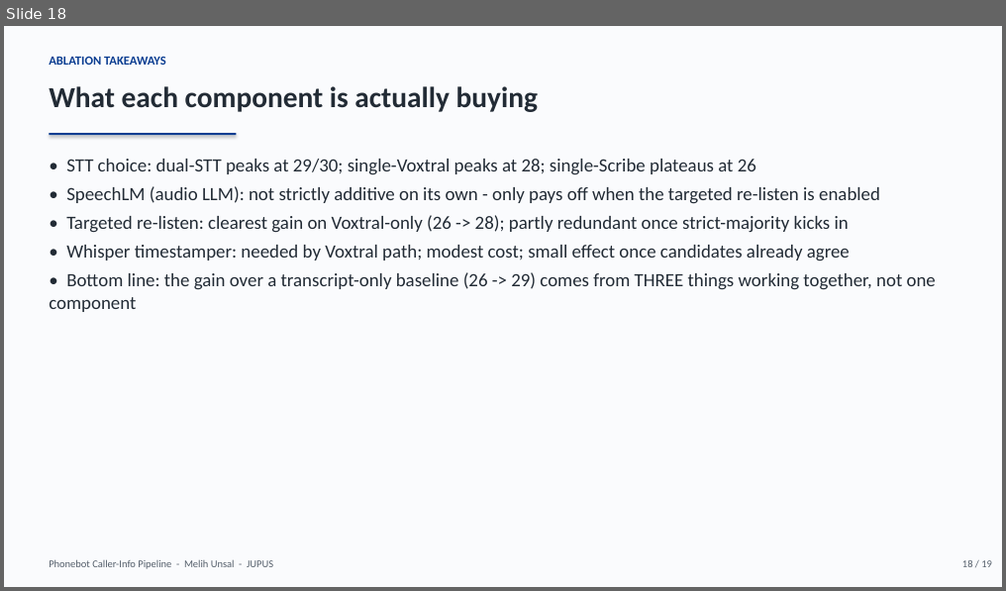
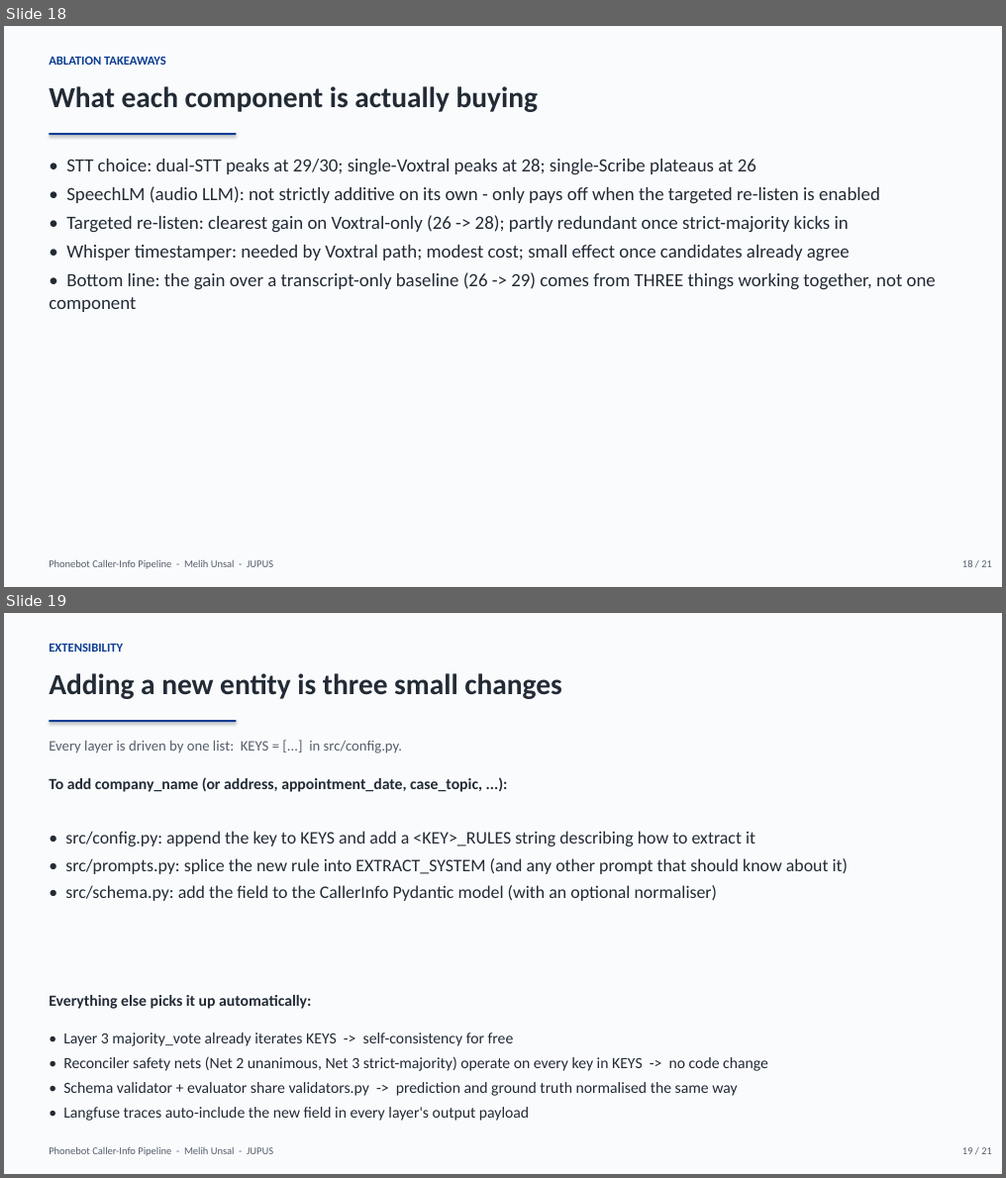
Before and after one commit to melih-unsal/phone_challange, a slide deck: study/presentation.pptx. Shown one above the other, each under a label of ours: slide 18 before the commit, slides 18 and 19 after it. The pictures are 1006x591 and 1006x1178 pixels, drawn with LibreOffice and Linux fonts; fonts in the diff are those of the drawing. Boxes give left, top, right and bottom in pixels: in the first picture for what was removed or moved away, otherwise in the second. Text is boxed around its words. In the diff, an @@ line names an element or a change of style, - is before the commit and + after.

Commit message:
fixed the docs and added langfuse

```diff
--- a/study/presentation.pptx
+++ b/study/presentation.pptx
@@ slide 19 added at box(4, 613, 1002, 1174), background #FFFFFF @@
@@ rectangle added at box(4, 613, 1002, 1174), fill #FAFBFD @@
@@ text added at box(49, 643, 123, 652), 12 pt, text #0B3D91, bold @@
+EXTENSIBILITY
@@ text added at box(49, 673, 561, 699), 28 pt, text #222B35, bold @@
+Adding a new entity is three small changes
@@ rectangle added at box(49, 720, 236, 722), fill #0B3D91 @@
@@ text added at box(49, 741, 402, 754), 14 pt, text #555F6B @@
+Every layer is driven by one list: KEYS = [...] in src/config.py.
@@ text added at box(49, 777, 482, 792), 15 pt, text #222B35, bold @@
+To add company_name (or address, appointment_date, case_topic, ...):
@@ text added at box(65, 831, 847, 901), 17 pt, text #222B35 @@
+• src/config.py: append the key to KEYS and add a <KEY>_RULES string describing how to extract it
+• src/prompts.py: splice the new rule into EXTRACT_SYSTEM (and any other prompt that should know about it)
+• src/schema.py: add the field to the CallerInfo Pydantic model (with an optional normaliser)
@@ text added at box(49, 995, 311, 1009), 15 pt, text #222B35, bold @@
+Everything else picks it up automatically:
@@ text added at box(63, 1033, 768, 1121), 15 pt, text #222B35 @@
+• Layer 3 majority_vote already iterates KEYS -> self-consistency for free
+• Reconciler safety nets (Net 2 unanimous, Net 3 strict-majority) operate on every key in KEYS -> no code change
+• Schema validator + evaluator share validators.py -> prediction and ground truth normalised the same way
+• Langfuse traces auto-include the new field in every layer's output payload
@@ text added at box(49, 1147, 273, 1157), 10 pt, text #555F6B @@
+Phonebot Caller-Info Pipeline - Melih Unsal - JUPUS
@@ text added at box(962, 1148, 992, 1155), 10 pt, text #555F6B @@
+19 / 21
@@ slide 18 changed as well @@
@@ text at box(962, 561, 992, 568): text changed @@
-18 / 19
+18 / 21
```
Also in this commit, not shown: 17 other slides changed, 2 other slides added, 1 slide removed, 39 other files.
